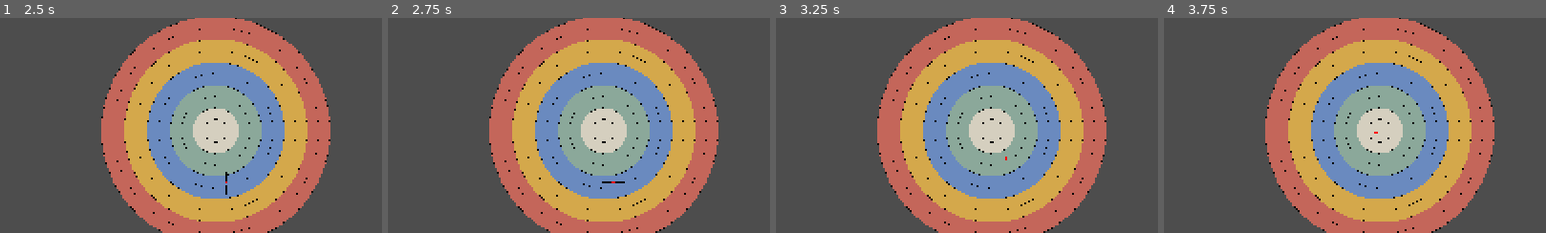
Above: before the commit, frames 1-4 (left to right).
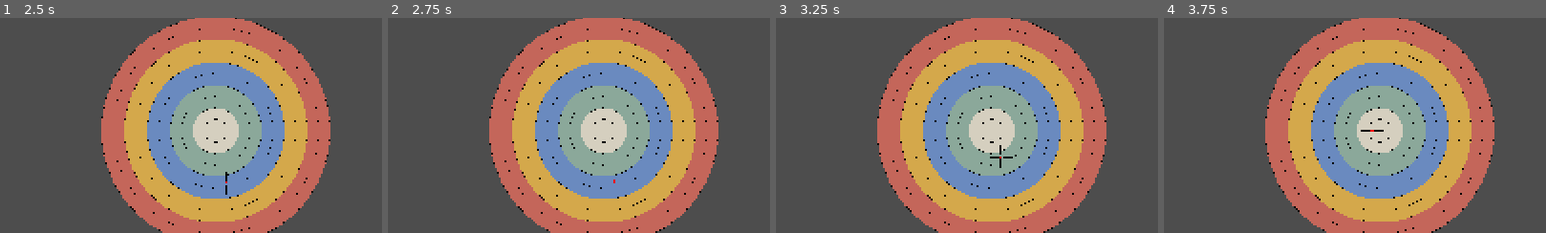
Above: after the commit, the same moments.

Repository: sssd903-tju/MetaBCI_Game
Game: Godot game, scene res://scenes/main_menu/MainMenu.tscn
The game is run twice, just before and just after one commit, with the same random seed, the same clock (stepped at 60 frames per second) and the same inputs.
Inputs (mouse positions are % of the whole screen's width and height, from its top left):
- Up to frame 1 (2.5 s): click (50, 37) at 0.52 s; tap Enter (ui_accept) at 1.25, 1.52, 2, 2.27 s; hold Up (ui_up) 1.28-2.03 s; tap 1 at 1.35 s; hold Down (ui_down) from 2.03 s (still down); tap 2 at 2.1 s
- Up to frame 2 (2.75 s): keep holding Down (ui_down)
- Up to frame 3 (3.25 s): release Down (ui_down) at 2.78 s; hold Up (ui_up) from 2.78 s (still down); tap 3 at 2.85 s
- Up to frame 4 (3.75 s): keep holding Up (ui_up); tap 1 at 3.6 s
The pictures show only the part of the screen within x 22-72%, y 30-80%; the shares and areas given below are measured in that part.

Frame 1 is identical in both runs. In frame 2, less than 0.1% of the frame differs, in the area x 56-62%, y 75-77%; in frame 3, 0.1%, in the area x 56-62%, y 59-70%; in frame 4, less than 0.1%.

Commit message:
balance: 中专注向心速度 0.22→0.50，抖动 1.2→0.5 — 明确向靶心靠拢

Diff:
--- a/scripts/paradigms/focus_detection/entities/crosshair.gd
+++ b/scripts/paradigms/focus_detection/entities/crosshair.gd
@@ -79,8 +79,8 @@
 	elif focus_ratio >= GlobalConfig.FOCUS_MEDIUM_THRESHOLD:
 		# 中专注：慢速靠拢，高抖动
 		direction = to_center.normalized()
-		speed = base_speed * 0.22
-		_update_jitter(delta, 1.2)
+		speed = base_speed * 0.50
+		_update_jitter(delta, 0.5)
 
 	else:
 		# 低专注：向外漂移 + 强烈抖动
